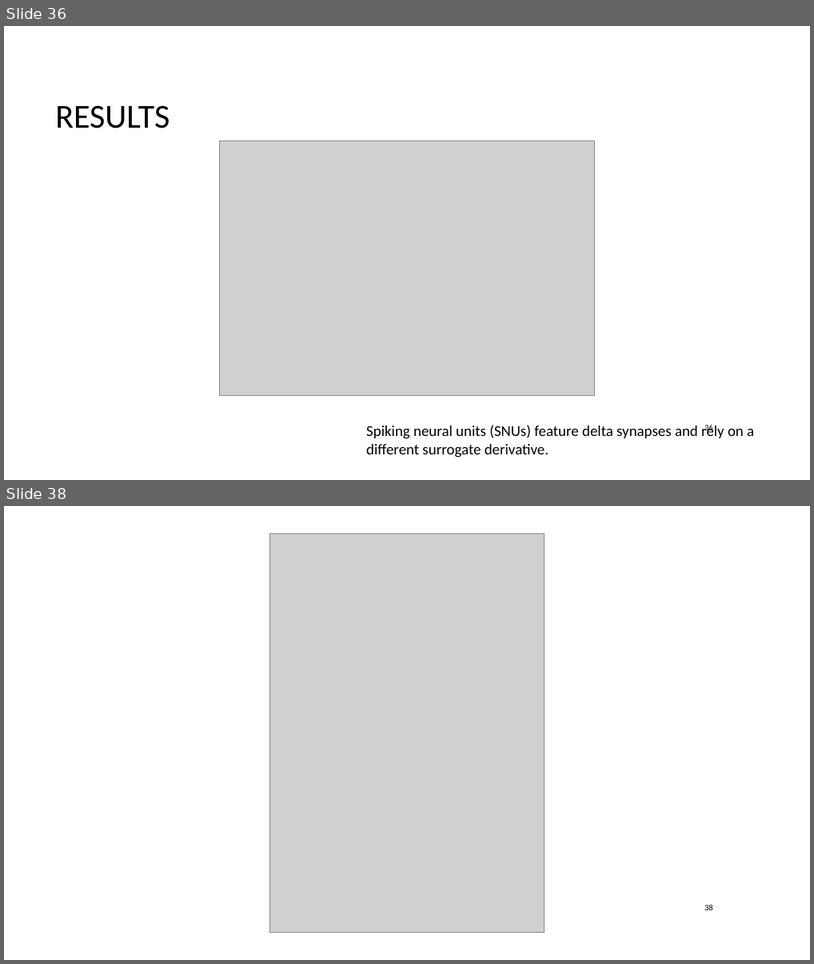
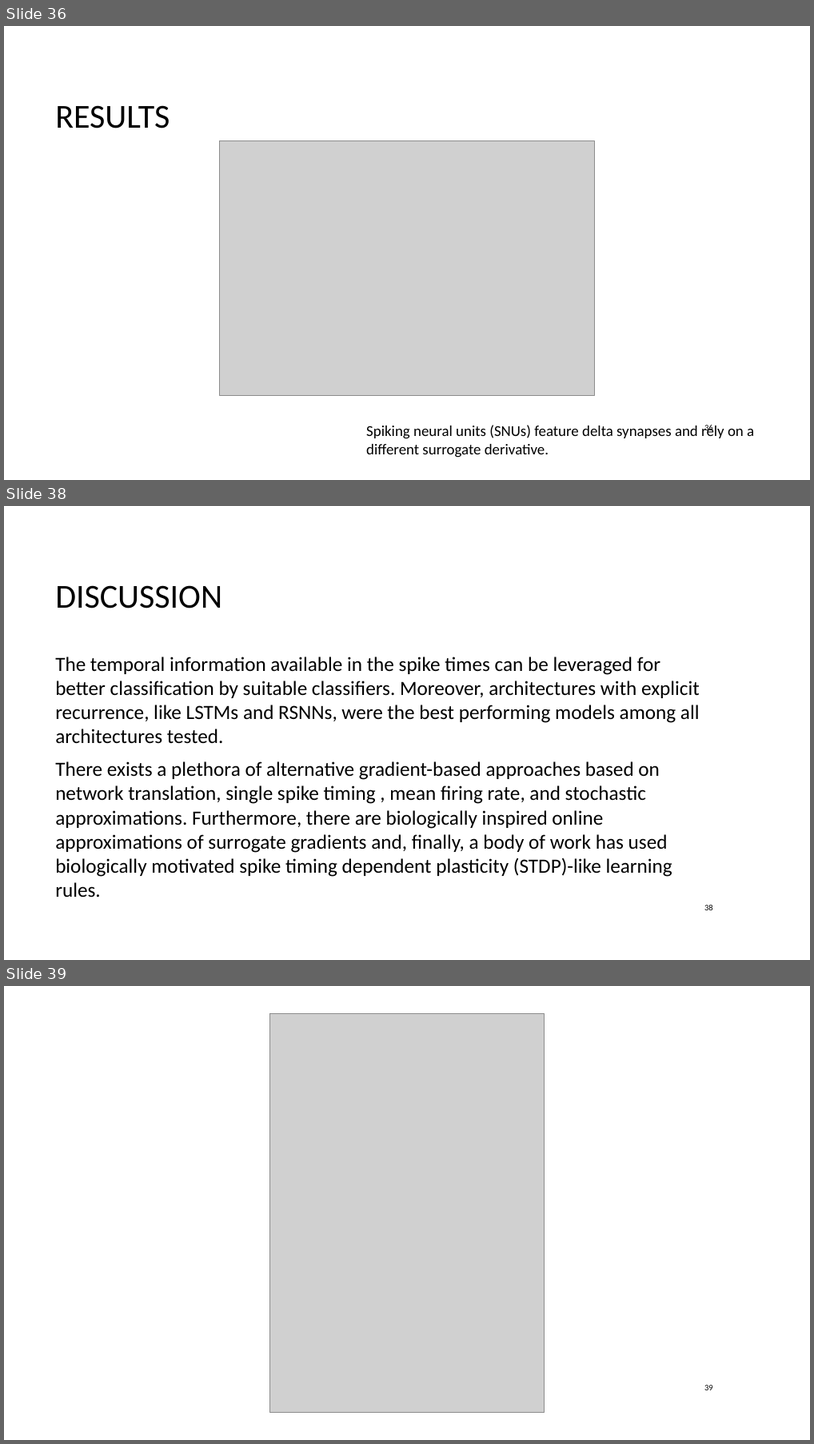
Before and after one commit to 0790/SynapticUnreliability, a slide deck: Presentations/6. The Heidelberg Spiking Datasets for the Systematic Evaluation.pptx. Shown one above the other, each under a label of ours: slides 36 and 38 before the commit, slides 36, 38 and 39 after it; the slides between them are not shown. The pictures are 814x964 and 814x1444 pixels, drawn with LibreOffice and Linux fonts; fonts in the diff are those of the drawing; grey boxes stand for pictures; background and template pictures are left out. Boxes give left, top, right and bottom in pixels: in the first picture for what was removed or moved away, otherwise in the second. Text is boxed around its words. In the diff, an @@ line names an element or a change of style, - is before the commit and + after.

Commit message:
Super Spike

```diff
--- a/Presentations/6. The Heidelberg Spiking Datasets for the Systematic Evaluation.pptx
+++ b/Presentations/6. The Heidelberg Spiking Datasets for the Systematic Evaluation.pptx
@@ slide 38 added at <box>4,506,810,960</box>, background picture (left out) @@
@@ title added at <box>55,585,222,608</box>, 40 pt, text #000000 @@
+DISCUSSION
@@ text added at <box>55,656,700,897</box>, 24 pt, text #000000 @@
+The temporal information available in the spike times can be leveraged for better classification by suitable classifiers. Moreover, architectures with explicit recurrence, like LSTMs and RSNNs, were the best performing models among all architectures tested.
+There exists a plethora of alternative gradient-based approaches based on network translation, single spike timing , mean firing rate, and stochastic approximations. Furthermore, there are biologically inspired online approximations of surrogate gradients and, finally, a body of work has used biologically motivated spike timing dependent plasticity (STDP)-like learning rules.
@@ page number added at <box>705,904,714,910</box>, 10 pt, text #000000 @@
+38
@@ what was slide 38 is now slide 39 @@
@@ page number at <box>705,1384,714,1390</box>: text changed @@
-38
+39
```
Also in this commit, not shown: 2 slides changed, 3 other files.
